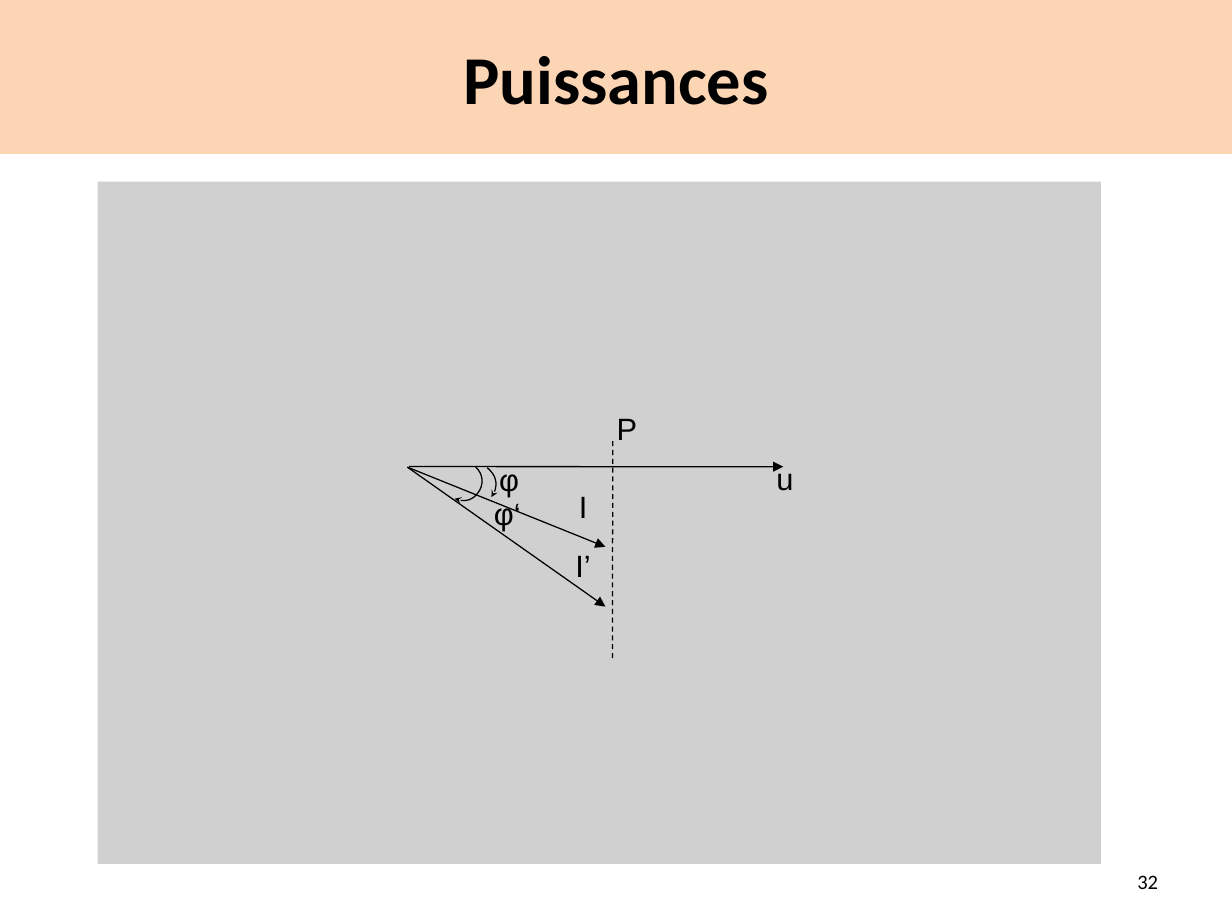
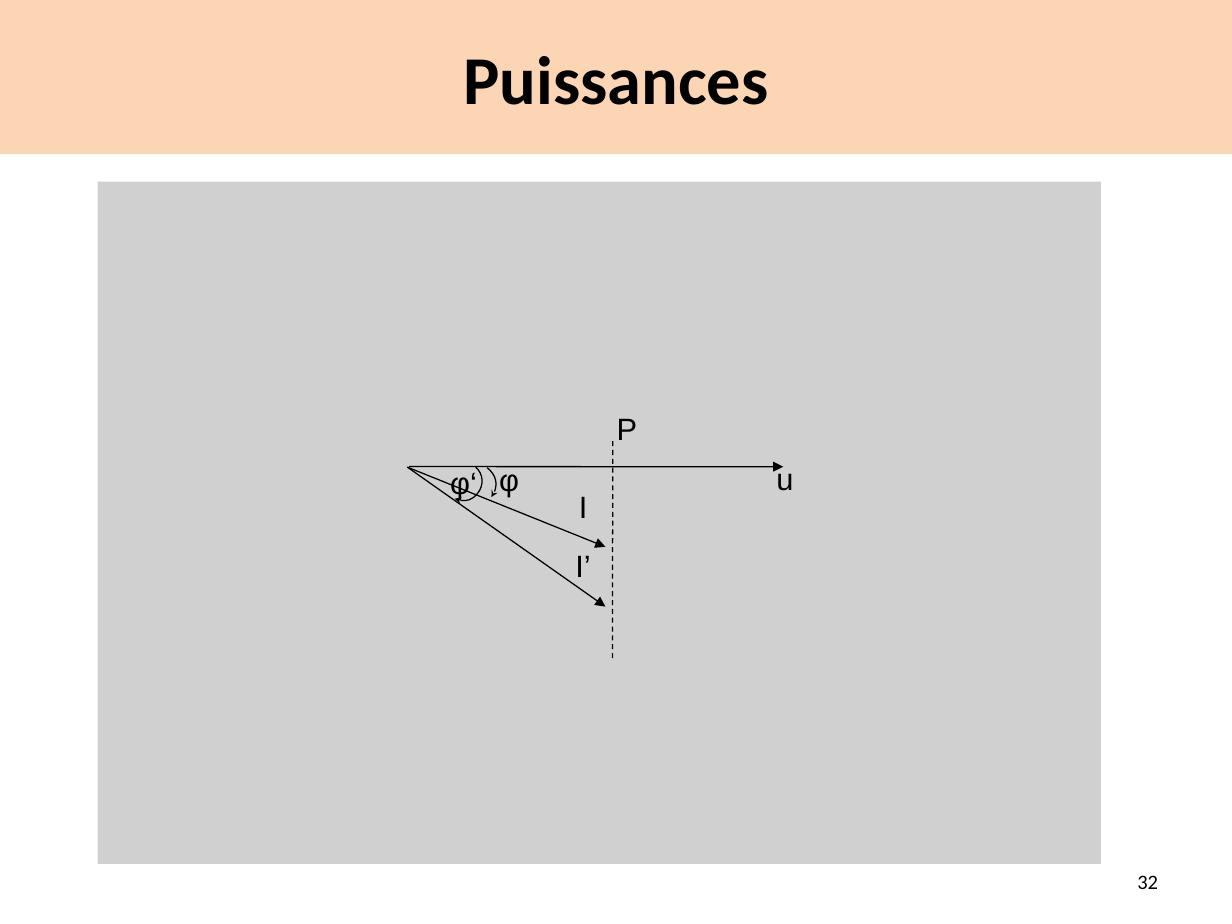
Before and after one commit to alinejmi/alinejmi.github.io, a slide deck: slide 32 of files/Chap1-Rseaualternatifmonophas.pptx. Drawn at 1232x924 pixels with LibreOffice and Linux fonts; fonts in the diff are those of the drawing; grey boxes stand for pictures. Boxes give left, top, right and bottom in pixels: in the first picture for what was removed or moved away, otherwise in the second. Text is boxed around its words. In the diff, an @@ line names an element or a change of style, - is before the commit and + after.

```diff
--- a/files/Chap1-Rseaualternatifmonophas.pptx
+++ b/files/Chap1-Rseaualternatifmonophas.pptx
@@ text "φ‘" rewrapped from [494,501,521,531] to [450,473,477,499] @@
```
Also in this commit, not shown: 9 other slides changed, 1 other file.
